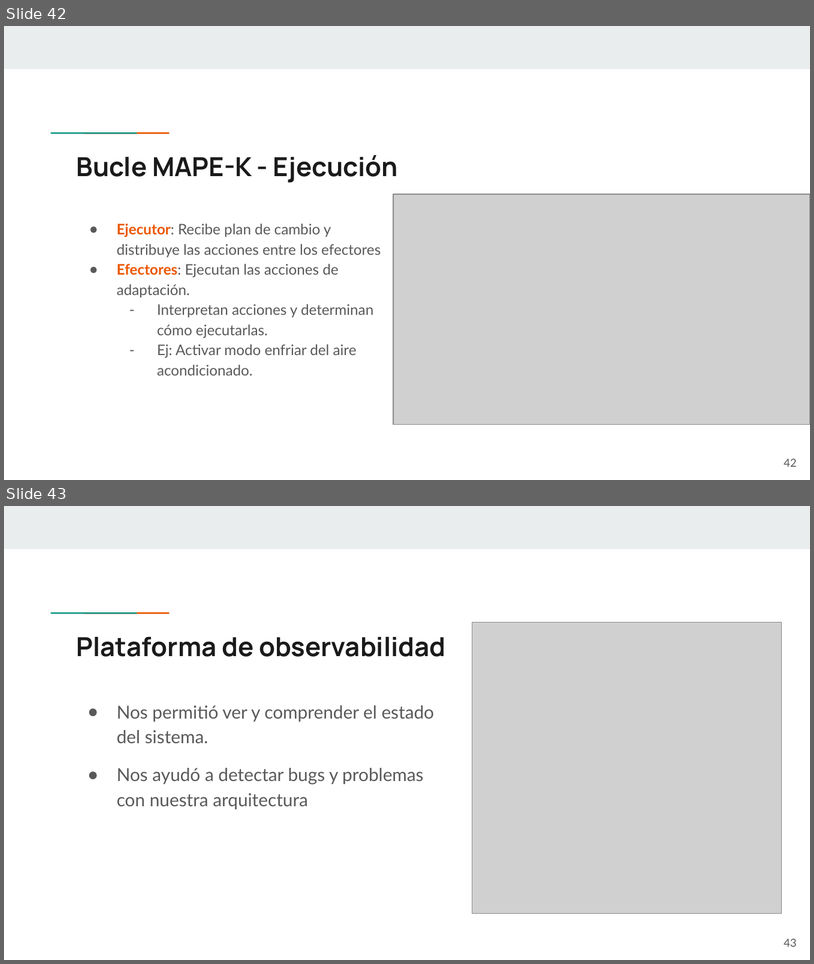
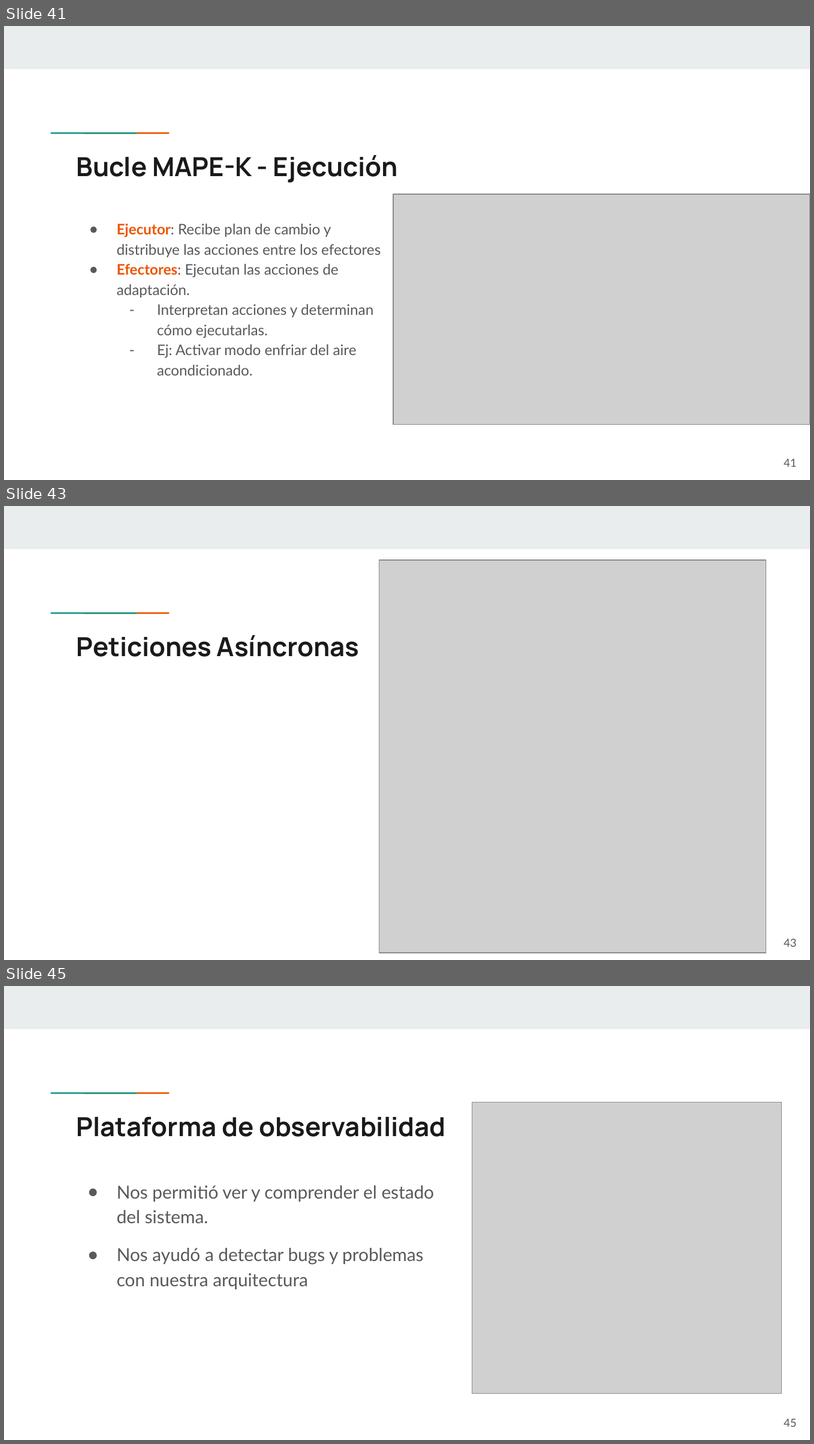
Before and after one commit to Starkie/TFM-DistributedAutoadaptiveSystems, a slide deck: docs/presentation/Adriano Vega - Presentación TFM.pptx. Shown one above the other, each under a label of ours: slides 42 and 43 before the commit, slides 41, 43 and 45 after it; the slides between them are not shown. The pictures are 814x964 and 814x1444 pixels, drawn with LibreOffice and Linux fonts; fonts in the diff are those of the drawing; grey boxes stand for pictures. Boxes give left, top, right and bottom in pixels: in the first picture for what was removed or moved away, otherwise in the second. Text is boxed around its words. In the diff, an @@ line names an element or a change of style, - is before the commit and + after.

```diff
--- a/docs/presentation/Adriano Vega - Presentación TFM.pptx
+++ b/docs/presentation/Adriano Vega - Presentación TFM.pptx
@@ slide 43 added at <box>4,506,810,960</box>, background #FFFFFF; not listed: 3 template elements that a slide beside it also shows @@
@@ picture added at <box>379,560,766,953</box> @@
@@ title added at <box>77,635,359,657</box>, 23.4 pt, text #1A1A1A, bold @@
+Peticiones Asíncronas
@@ page number added at <box>784,938,797,946</box>, 10 pt, text #595959 @@
+43
@@ what was slide 42 is now slide 41 @@
@@ page number at <box>784,458,797,466</box>: text changed @@
-42
+41
@@ what was slide 43 is now slide 45 @@
@@ page number at <box>784,1418,797,1426</box>: text changed @@
-43
+45
```
Also in this commit, not shown: 7 slides changed, 4 other slides added, 3 slides removed, 1 other file.
